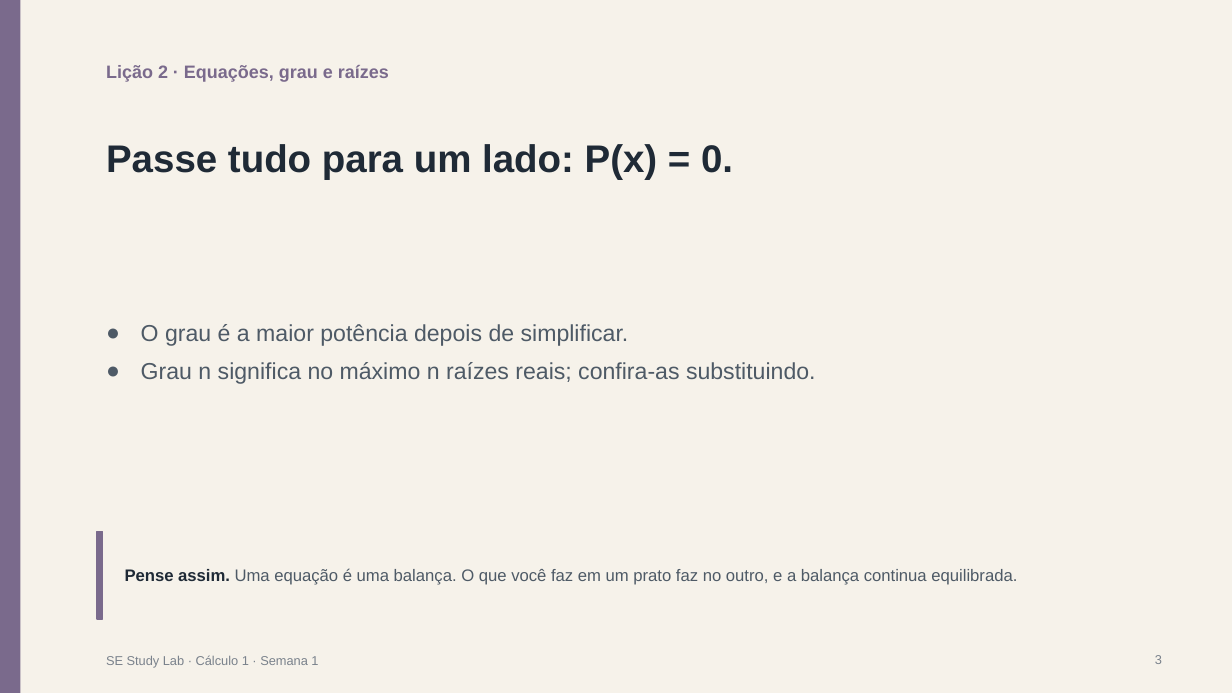
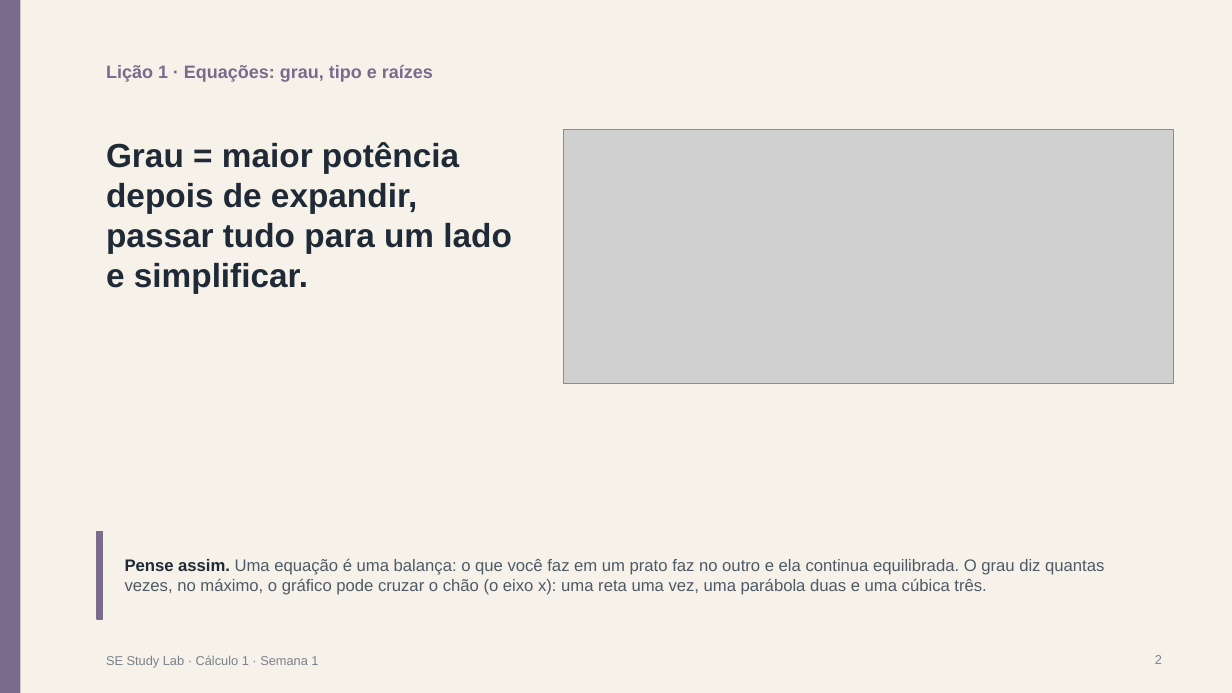
Before and after one commit to jdswe/se-study-lab, a slide deck: slide 2 of public/downloads/pt/y1-t1-m3-calc-w1/slides.pptx (slide 3 before the commit). Drawn at 1232x693 pixels with LibreOffice and Linux fonts; fonts in the diff are those of the drawing; grey boxes stand for pictures. Boxes give left, top, right and bottom in pixels: in the first picture for what was removed or moved away, otherwise in the second. Text is boxed around its words. In the diff, an @@ line names an element or a change of style, - is before the commit and + after.

```diff
--- a/public/downloads/pt/y1-t1-m3-calc-w1/slides.pptx
+++ b/public/downloads/pt/y1-t1-m3-calc-w1/slides.pptx
@@ text at bbox=[106, 65, 433, 82]: text changed @@
-Lição 2 · Equações, grau e raízes
+Lição 1 · Equações: grau, tipo e raízes
@@ text at bbox=[106, 142, 512, 293]: text changed; size 30 to 26 pt @@
-Passe tudo para um lado: P(x) = 0.
+Grau = maior potência depois de expandir, passar tudo para um lado e simplificar.
@@ picture added at bbox=[564, 129, 1174, 384] @@
@@ text removed at bbox=[141, 324, 816, 384] @@
-● O grau é a maior potência depois de simplificar.
-● Grau n significa no máximo n raízes reais; confira-as substituindo.
@@ text at bbox=[125, 558, 1104, 595]: text changed @@
-Pense assim. Uma equação é uma balança. O que você faz em um prato faz no outro, e a balança continua equilibrada.
+Pense assim. Uma equação é uma balança: o que você faz em um prato faz no outro e ela continua equilibrada. O grau diz quantas vezes, no máximo, o gráfico pode cruzar o chão (o eixo x): uma reta uma vez, uma parábola duas e uma cúbica três.
```
Also in this commit, not shown: 8 other slides changed, 2 slides added, 2 slides removed, 47 other files.
